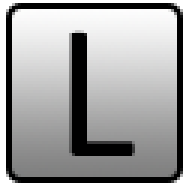
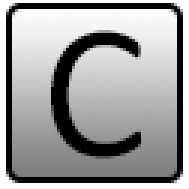
Before/after of a 189x189 layered artwork. What changed in the layer stack:
painted on "A" (1st of 2) over 51, 30, 141, 159
painted on "Rounded Rectangle 1" over 51, 30, 141, 159
